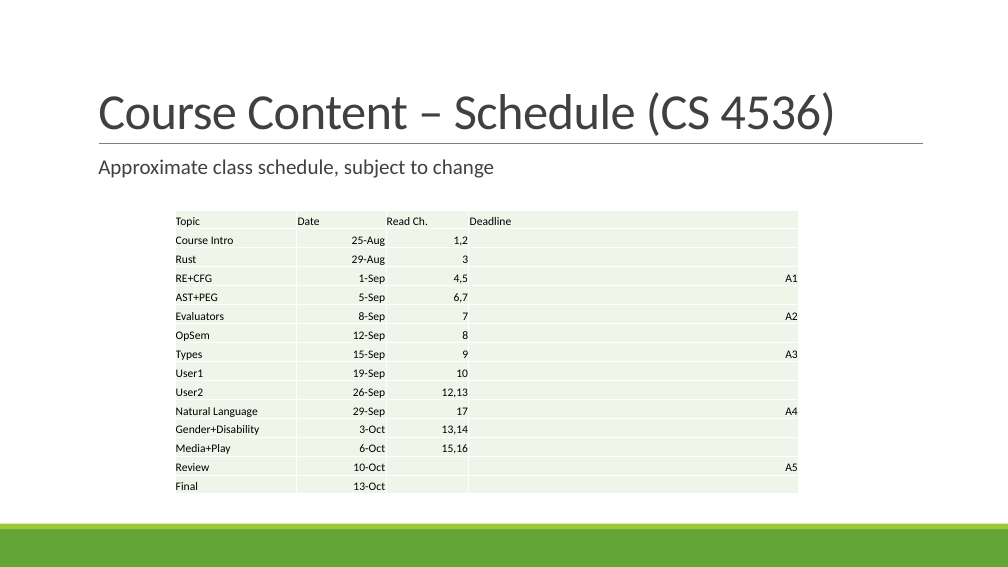
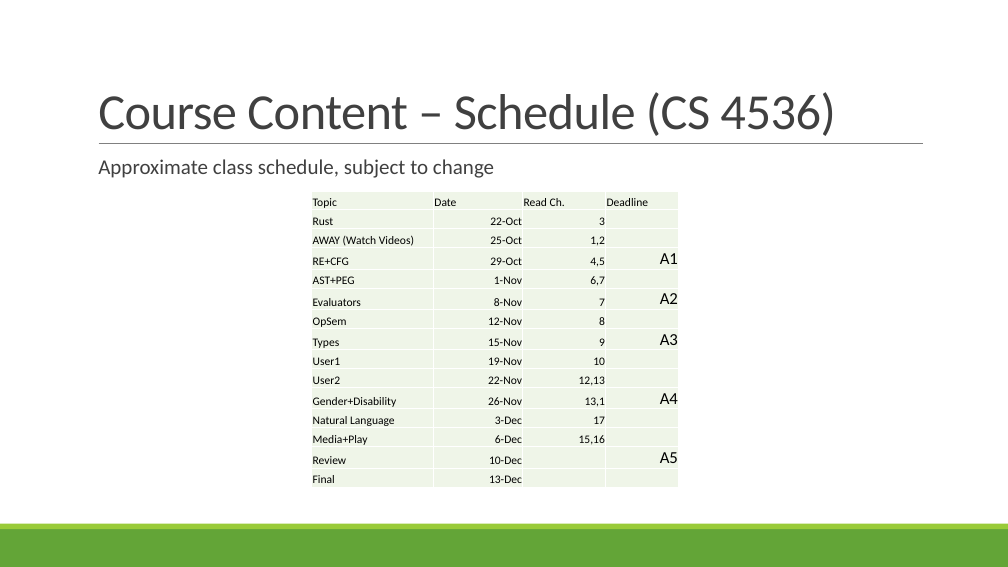
Before and after one commit to rbohrer/pl-course, a slide deck: slide 13 of LectureSlides/02Intro.pptx (slide 18 before the commit). Drawn at 1008x567 pixels with LibreOffice and Linux fonts; fonts in the diff are those of the drawing. Boxes give left, top, right and bottom in pixels: in the first picture for what was removed or moved away, otherwise in the second. Text is boxed around its words. In the diff, an @@ line names an element or a change of style, - is before the commit and + after.

```diff
--- a/LectureSlides/02Intro.pptx
+++ b/LectureSlides/02Intro.pptx
@@ table at (x1=312, y1=191, x2=679, y2=487) @@
-row 2: Course Intro | 25-Aug | 1,2 | 
+row 2: Rust | 22-Oct | 3 | 
-row 3: Rust | 29-Aug | 3 | 
+row 3: AWAY (Watch Videos) | 25-Oct | 1,2 | 
-row 4, column 2: 1-Sep
+row 4, column 2: 29-Oct
-row 5, column 2: 5-Sep
+row 5, column 2: 1-Nov
-row 6, column 2: 8-Sep
+row 6, column 2: 8-Nov
-row 7, column 2: 12-Sep
+row 7, column 2: 12-Nov
-row 8, column 2: 15-Sep
+row 8, column 2: 15-Nov
-row 9, column 2: 19-Sep
+row 9, column 2: 19-Nov
-row 10, column 2: 26-Sep
+row 10, column 2: 22-Nov
-row 11: Natural Language | 29-Sep | 17 | A4
+row 11: Gender+Disability | 26-Nov | 13,1 | A4
-row 12: Gender+Disability | 3-Oct | 13,14 | 
+row 12: Natural Language | 3-Dec | 17 | 
-row 13, column 2: 6-Oct
+row 13, column 2: 6-Dec
-row 14, column 2: 10-Oct
+row 14, column 2: 10-Dec
-row 15, column 2: 13-Oct
+row 15, column 2: 13-Dec
@@ size 11 to 16 pt in "A1", "A2", "A3", "A4" and 1 more places @@
@@ table resized from (x1=175, y1=210, x2=799, y2=495) to (x1=312, y1=191, x2=679, y2=487) @@
```
Also in this commit, not shown: 13 other slides changed, 5 slides added, 12 slides removed, 2 other files.
